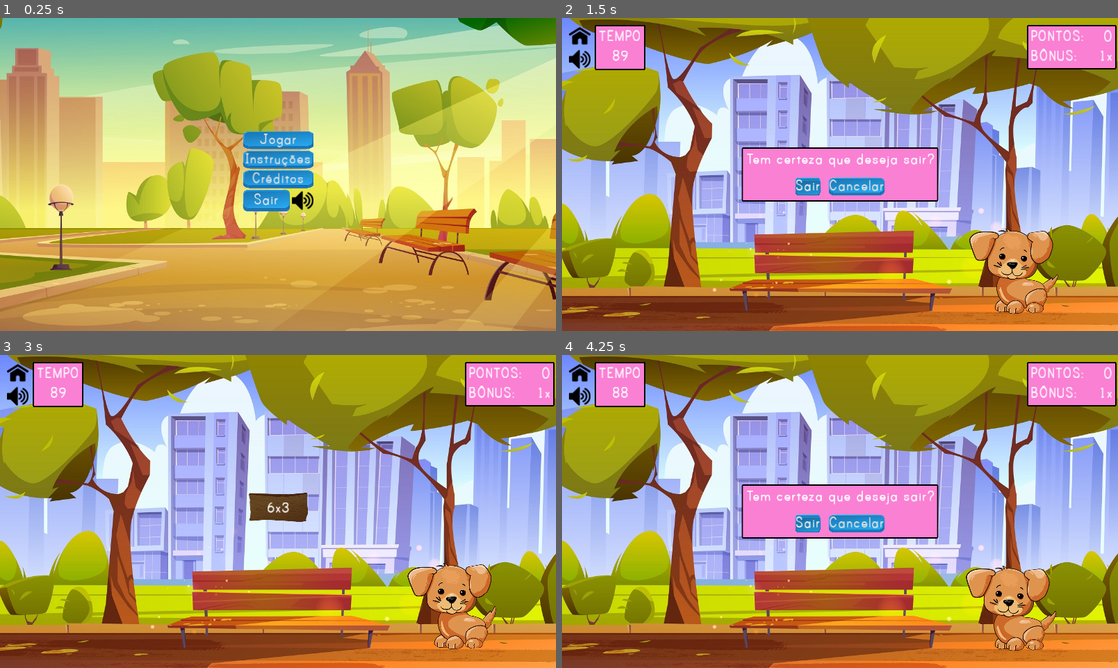
Above: before the commit, frames 1-4 (two rows, left to right).
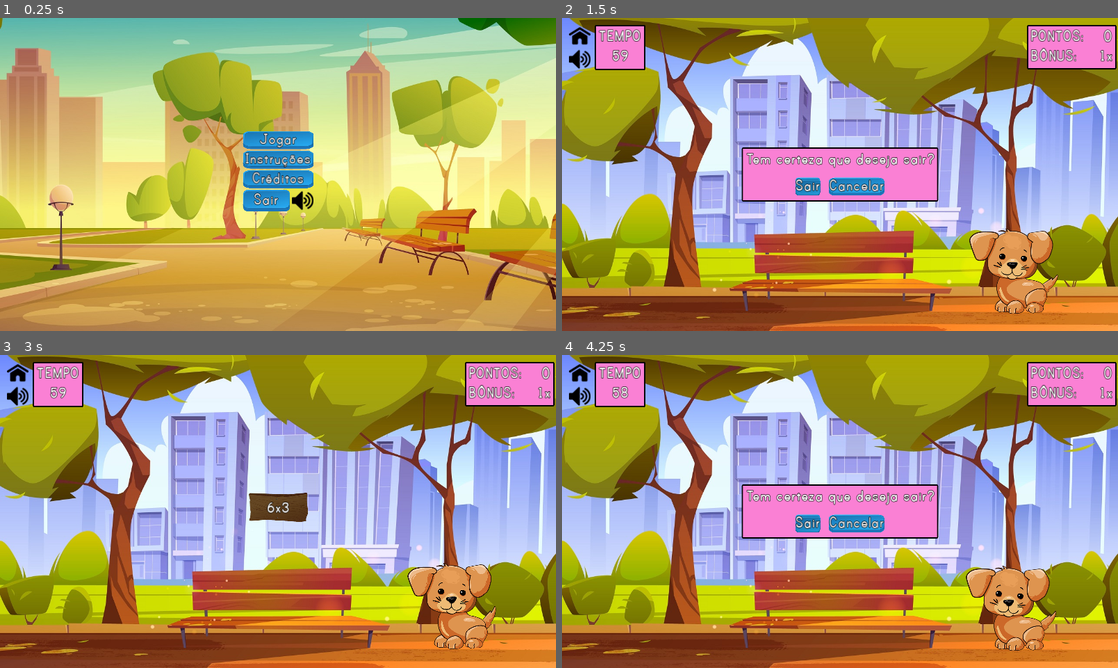
Above: after the commit, the same moments.

Repository: rpeixe/Tabolhada
Game: Godot game, scene res://levels/main_menu/main_menu.tscn
Two runs of this game, one before a commit and one after it. Both use one fixed random seed, a clock stepped at 60 frames per second and the inputs below.
Inputs (mouse positions are in pixels of both pictures, inside the frame that each line leads up to):
- Up to frame 1 (0.25 s): no input
- Up to frame 2 (1.5 s): click "Jogar" at 0.5 s; click (578, 36) at 1.25 s
- Up to frame 3 (3 s): move the mouse to (400, 495) at 2.02 s; click (400, 495) at 2.17 s; click "Cancelar" at 2.75 s
- Up to frame 4 (4.25 s): click (578, 373) at 3.5 s

The runs differ from the first frame. In frame 1, 0.6% of the frame differs, in the area x 44-56%, y 36-60%; in frame 2, 1.6%; in frame 3, 0.9%; in frame 4, 1.6%, in the area x 6-99%, y 3-56%.

Commit message:
diminuído tempo de jogo, fonte melhorada

Diff:
--- a/levels/main_game/main_game.tscn
+++ b/levels/main_game/main_game.tscn
@@ -56,7 +56,7 @@
 shape = SubResource( 2 )
 
 [node name="GameTimer" type="Timer" parent="."]
-wait_time = 90.0
+wait_time = 60.0
 one_shot = true
 autostart = true
 
--- a/themes/MainTheme.tres
+++ b/themes/MainTheme.tres
@@ -26,6 +26,8 @@
 
 [sub_resource type="DynamicFont" id=2]
 size = 40
+outline_size = 1
+outline_color = Color( 0, 0, 0, 1 )
 use_mipmaps = true
 use_filter = true
 font_data = ExtResource( 1 )
